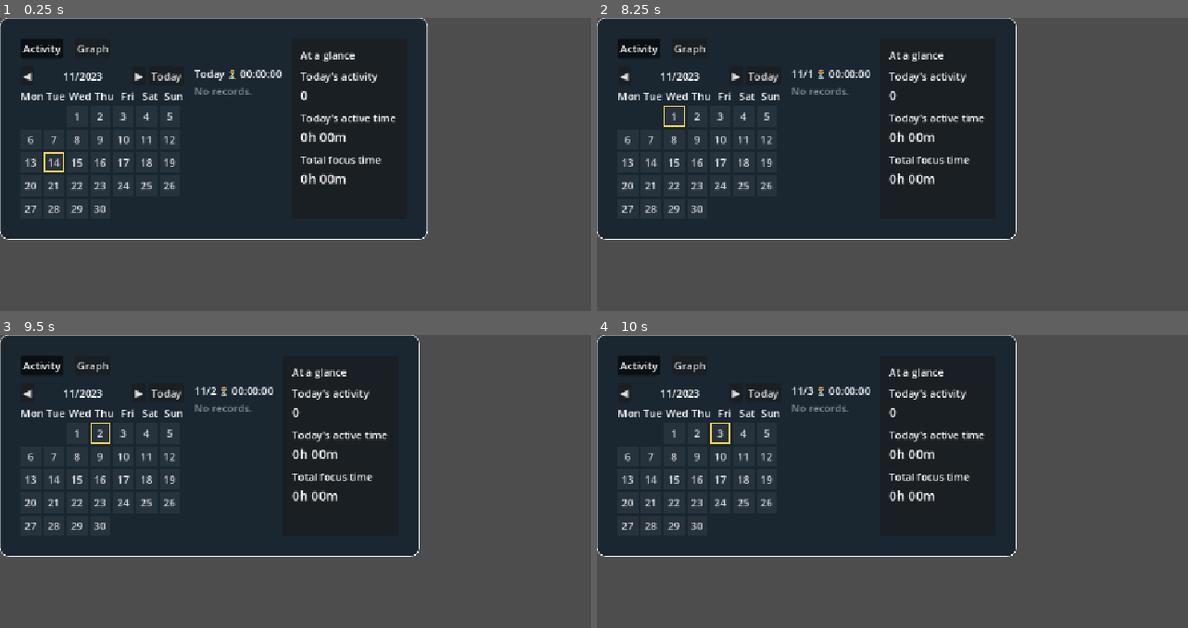
Above: before the commit, frames 1-4 (two rows, left to right).
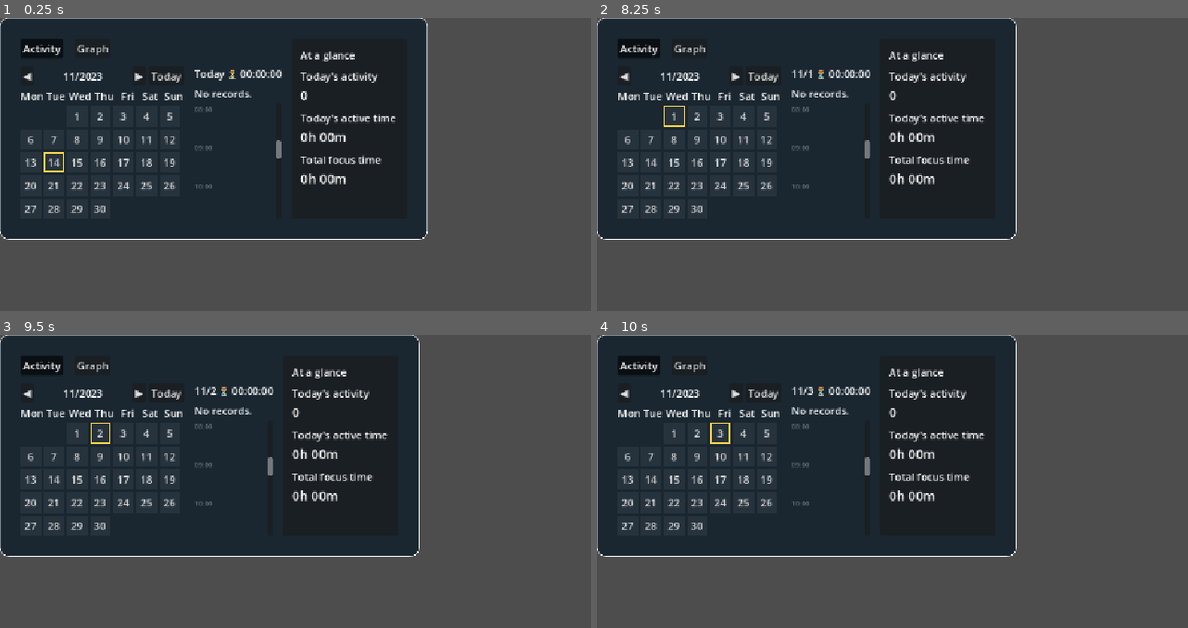
Above: after the commit, the same moments.

Repository: gee03143/voyager
Game: Godot game, scene res://scenes/record/RecordDashboard.tscn
Two runs of this game, one before a commit and one after it. Both use one fixed random seed, a clock stepped at 60 frames per second and the inputs below. This scene is started directly instead of the project's main scene.
Inputs:
- Up to frame 1 (0.25 s): no input
- Up to frame 2 (8.25 s): click "Activity" at 0.5 s; click "Graph" at 1.25 s; click "주" at 2 s; click "월" at 2.75 s; click "년" at 3.5 s; click "◀" at 4.25 s; click "▶" at 5 s; click "오늘" at 5.75 s; click "Activity" at 6.5 s; click "Today" at 7.25 s; click "1" at 8 s
- Up to frame 3 (9.5 s): click "2" at 8.75 s
- Up to frame 4 (10 s): click "3" at 9.5 s

The runs differ from the first frame. In frame 1, 0.3% of the frame differs, in the area x 32-48%, y 23-59%; in frame 2, 0.3%; in frame 3, 0.3%; in frame 4, 0.3%.

Commit message:
일일 활동 정리를 타임라인 형태로 구현

Diff:
--- /dev/null
+++ b/assets/styles/timeline_block/timeline_block.tres
@@ -0,0 +1,16 @@
+[gd_resource type="StyleBoxFlat" format=3 uid="uid://lfe41hkxija7"]
+
+[resource]
+content_margin_left = 8.0
+content_margin_top = 2.0
+content_margin_right = 8.0
+content_margin_bottom = 2.0
+bg_color = Color(1, 1, 1, 1)
+border_width_left = 1
+border_width_top = 1
+border_width_right = 1
+border_width_bottom = 1
+corner_radius_top_left = 6
+corner_radius_top_right = 6
+corner_radius_bottom_right = 6
+corner_radius_bottom_left = 6
--- /dev/null
+++ b/assets/styles/timeline_block/timeline_habit_chip.tres
@@ -0,0 +1,17 @@
+[gd_resource type="StyleBoxFlat" format=3 uid="uid://brwsd4nkjx3ch"]
+
+[resource]
+content_margin_left = 9.0
+content_margin_top = 2.0
+content_margin_right = 9.0
+content_margin_bottom = 2.0
+bg_color = Color(0.15294118, 0.68235296, 0.3764706, 0.18039216)
+border_width_left = 1
+border_width_top = 1
+border_width_right = 1
+border_width_bottom = 1
+border_color = Color(0.15294118, 0.68235296, 0.3764706, 0.4509804)
+corner_radius_top_left = 10
+corner_radius_top_right = 10
+corner_radius_bottom_right = 10
+corner_radius_bottom_left = 10
--- a/localization/translations.csv
+++ b/localization/translations.csv
@@ -120,3 +120,5 @@
 MOOD_UPDATE_BUTTON,수정하기,Update
 MOOD_CANCEL_EDIT_BUTTON,취소,Cancel
 MOOD_HISTORY_LABEL,기록,History
+RECORD_SPAN_CROSSDAY,{day} {start}–{end},{day} {start}–{end}
+RECORD_SPAN_CROSSDAY_END,{start}–{day} {end},{start}–{day} {end}
--- /dev/null
+++ b/scenes/record/DayTimeline.tscn
@@ -0,0 +1,32 @@
+[gd_scene format=3 uid="uid://c1v0hjqeattsl"]
+
+[ext_resource type="Script" uid="uid://cnjnjebu0xq1" path="res://scripts/record/day_timeline.gd" id="1_rqcv8"]
+[ext_resource type="Script" uid="uid://blemfycx0ly3p" path="res://scripts/record/timeline_track.gd" id="2_3660q"]
+
+[node name="DayTimeline" type="VBoxContainer" unique_id=357606297]
+script = ExtResource("1_rqcv8")
+
+[node name="Header" type="HBoxContainer" parent="." unique_id=2011849087]
+layout_mode = 2
+
+[node name="DayLabel" type="Label" parent="Header" unique_id=1891219431]
+layout_mode = 2
+
+[node name="PlayLabel" type="Label" parent="Header" unique_id=1954628485]
+layout_mode = 2
+
+[node name="HabitBand" type="HFlowContainer" parent="." unique_id=255186381]
+layout_mode = 2
+
+[node name="EmptyLabel" type="Label" parent="." unique_id=2109061306]
+layout_mode = 2
+
+[node name="Scroll" type="ScrollContainer" parent="." unique_id=2084306009]
+layout_mode = 2
+size_flags_vertical = 3
+horizontal_scroll_mode = 0
+
+[node name="Track" type="Control" parent="Scroll" unique_id=358442141]
+layout_mode = 2
+size_flags_horizontal = 3
+script = ExtResource("2_3660q")
--- a/scenes/record/RecordDashboard.tscn
+++ b/scenes/record/RecordDashboard.tscn
@@ -3,9 +3,9 @@
 [ext_resource type="StyleBox" uid="uid://b4nex8wrr6ji2" path="res://assets/panel_bg.tres" id="1_o3j4l"]
 [ext_resource type="PackedScene" uid="uid://baouvnhwlly04" path="res://scenes/record/RecordCalendar.tscn" id="2_3vyj2"]
 [ext_resource type="Script" uid="uid://f822jswpwv6u" path="res://scripts/record/record_dashboard.gd" id="2_7wc1k"]
-[ext_resource type="PackedScene" uid="uid://bmq06t54wyo34" path="res://scenes/record/RecordView.tscn" id="3_7wc1k"]
 [ext_resource type="Script" uid="uid://trgf44c8f1u" path="res://scripts/commonui/tab_nav_slot.gd" id="3_me352"]
 [ext_resource type="PackedScene" uid="uid://dxvwumqoq31b7" path="res://scenes/record/graph/GraphView.tscn" id="4_me352"]
+[ext_resource type="PackedScene" uid="uid://c1v0hjqeattsl" path="res://scenes/record/DayTimeline.tscn" id="5_7wc1k"]
 
 [node name="RecordDashboard" type="PanelContainer" unique_id=601049294]
 theme_override_styles/panel = ExtResource("1_o3j4l")
@@ -41,7 +41,7 @@
 layout_mode = 2
 size_flags_vertical = 0
 
-[node name="LogView" parent="Margin/Body/Main/ActivityPanel" unique_id=1026010099 instance=ExtResource("3_7wc1k")]
+[node name="Timeline" parent="Margin/Body/Main/ActivityPanel" unique_id=357606297 instance=ExtResource("5_7wc1k")]
 layout_mode = 2
 size_flags_horizontal = 3
 
--- /dev/null
+++ b/scenes/record/TimelineBlock.tscn
@@ -0,0 +1,16 @@
+[gd_scene format=3 uid="uid://beeh8odjvy5l4"]
+
+[ext_resource type="Script" uid="uid://cqj2cxrc26acx" path="res://scripts/record/timeline_block.gd" id="1_v0gwh"]
+[ext_resource type="StyleBox" uid="uid://lfe41hkxija7" path="res://assets/styles/timeline_block/timeline_block.tres" id="1_wjryu"]
+
+[node name="TimelineBlock" type="PanelContainer" unique_id=723705945]
+clip_contents = true
+mouse_filter = 2
+theme_override_styles/panel = ExtResource("1_wjryu")
+script = ExtResource("1_v0gwh")
+
+[node name="Label" type="Label" parent="." unique_id=635113215]
+layout_mode = 2
+size_flags_vertical = 0
+theme_override_font_sizes/font_size = 12
+text_overrun_behavior = 1
--- /dev/null
+++ b/scenes/record/TimelineHabitChip.tscn
@@ -0,0 +1,14 @@
+[gd_scene format=3 uid="uid://kc5gdtvnmkok"]
+
+[ext_resource type="StyleBox" uid="uid://brwsd4nkjx3ch" path="res://assets/styles/timeline_block/timeline_habit_chip.tres" id="1_y3hmt"]
+[ext_resource type="Script" uid="uid://d0jjy3ovbnsnt" path="res://scripts/record/timeline_habit_chip.gd" id="2_qnhgw"]
+
+[node name="TimelineHabitChip" type="PanelContainer" unique_id=425280265]
+offset_right = 19.0
+offset_bottom = 20.0
+theme_override_styles/panel = ExtResource("1_y3hmt")
+script = ExtResource("2_qnhgw")
+
+[node name="Label" type="Label" parent="." unique_id=389135772]
+layout_mode = 2
+theme_override_font_sizes/font_size = 11
--- /dev/null
+++ b/scenes/record/TimelinePointRow.tscn
@@ -0,0 +1,31 @@
+[gd_scene format=3 uid="uid://bvwvmpqu4xuf0"]
+
+[ext_resource type="Script" uid="uid://hj8d7jrfy7id" path="res://scripts/record/timeline_point_row.gd" id="1_ug0vc"]
+
+[sub_resource type="StyleBoxFlat" id="StyleBoxFlat_bwoxv"]
+corner_radius_top_left = 4
+corner_radius_top_right = 4
+corner_radius_bottom_right = 4
+corner_radius_bottom_left = 4
+
+[node name="TimelinePointRow" type="HBoxContainer" unique_id=1655551189]
+mouse_filter = 2
+theme_override_constants/separation = 7
+script = ExtResource("1_ug0vc")
+
+[node name="TimeLabel" type="Label" parent="." unique_id=1147489883]
+modulate = Color(1, 1, 1, 0.6)
+layout_mode = 2
+theme_override_font_sizes/font_size = 11
+
+[node name="Dot" type="Panel" parent="." unique_id=1176599690]
+custom_minimum_size = Vector2(8, 8)
+layout_mode = 2
+size_flags_vertical = 4
+theme_override_styles/panel = SubResource("StyleBoxFlat_bwoxv")
+
+[node name="TextLabel" type="Label" parent="." unique_id=904798649]
+layout_mode = 2
+size_flags_horizontal = 3
+theme_override_font_sizes/font_size = 12
+text_overrun_behavior = 1
--- a/scripts/data/activity_log.gd
+++ b/scripts/data/activity_log.gd
@@ -4,7 +4,8 @@
 signal changed
 
 # 자동 수집 완료 활동 스트림 (append, 안정 id + 벽시계 ts)
-# type: "todo"{title} | "pomodoro_session"{focus_count, seconds} | "timer"{seconds}
+# type: "todo"{title} | "pomodoro_session"{focus_count, seconds, start_ts} | "timer"{seconds, start_ts}
+# ts = 완료 시각. start_ts = 시작 시각(세션 계열만) — 없으면 순간 이벤트
 # habit 완료는 여기 저장 X — habit_weeks에서 파생(단일 진실)
 var events: Array = []     # [{id, type, ts, ...payload}]
 var play_days: Dictionary = {}
@@ -37,6 +38,8 @@
 			if typeof(e) == TYPE_DICTIONARY:
 				e["id"] = int(e.get("id", 0))      # JSON 로드 시 float → int 정규화
 				e["ts"] = int(e.get("ts", 0))
+				if e.has("start_ts"):              # 세션 계열만 보유 — 없는 이벤트는 키를 만들지 않음
+					e["start_ts"] = int(e["start_ts"])
 				events.append(e)
 	var pd = d.get("play_days", {})
 	play_days = pd if typeof(pd) == TYPE_DICTIONARY else {}
--- a/scripts/data/save.gd
+++ b/scripts/data/save.gd
@@ -3,7 +3,7 @@
 const SAVE_PATH := "user://save.json"
 const VERSION := 8
 const RECORDS_PATH := "user://records.json"
-const RECORDS_VERSION := 1
+const RECORDS_VERSION := 2
 const JOURNAL_PATH := "user://journal.json"
 const JOURNAL_VERSION := 1
 const TODO_PATH := "user://todo.json"
@@ -258,7 +258,11 @@
 func activity_entries_for(date_iso: String) -> Array:    # 로그 이벤트 + 습관 파생 완료를 날짜 기준으로 병합(raw, 포맷 없음)
 	var out := []
 	for e in activity_log.events:
-		if DateUtil.local_day_iso(int(e.get("ts", 0))) == date_iso:
+		var end_day := DateUtil.local_day_iso(int(e.get("ts", 0)))
+		var start_day := end_day
+		if e.has("start_ts"):
+			start_day = DateUtil.local_day_iso(int(e["start_ts"]))
+		if start_day <= date_iso and date_iso <= end_day:    # ISO 문자열 비교 = 날짜순
 			out.append(e)
 	var titles := {}
 	for d in habit_defs:
--- /dev/null
+++ b/scripts/record/day_timeline.gd
@@ -0,0 +1,204 @@
+extends VBoxContainer
+
+const SESSION_TYPES := {"pomodoro_session": true, "timer": true}
+
+const ROW_H := 18.0        # 점 이벤트 한 줄 높이
+const ROW_GAP := 2.0       # 밀어낼 때 줄 사이 최소 간격
+const LABEL_H := 24.0      # 블록 라벨 한 줄 높이 — 블록 최소 높이 겸 점 회피 구간
+const INSET := 22.0        # 블록 안에 들어간 점의 들여쓰기
+const RIGHT_PAD := 8.0
+
+const ACCENT := {
+	"pomodoro_session": Color("c0392b"),
+	"timer": Color("2e86de"),
+	"todo": Color("d9b38c"),
+	"habit": Color("27ae60"),
+	"journal": Color("9575cd"),
+	"gratitude": Color("f6b93b"),
+	"mood": Color("38ada9"),
+}
+
+const MOOD_LEVEL_KEYS := ["MOOD_LEVEL_1", "MOOD_LEVEL_2", "MOOD_LEVEL_3", "MOOD_LEVEL_4", "MOOD_LEVEL_5"]
+
+const BLOCK_SCENE := preload("res://scenes/record/TimelineBlock.tscn")
+const POINT_ROW_SCENE := preload("res://scenes/record/TimelinePointRow.tscn")
+const HABIT_CHIP_SCENE := preload("res://scenes/record/TimelineHabitChip.tscn")
+
+@onready var day_label: Label = $Header/DayLabel
+@onready var play_label: Label = $Header/PlayLabel
+@onready var habit_band: HFlowContainer = $HabitBand
+@onready var empty_label: Label = $EmptyLabel
+@onready var scroll: ScrollContainer = $Scroll
+@onready var track: TimelineTrack = $Scroll/Track
+
+var _day: String = ""
+
+func render_day(date_iso: String) -> void:
+	_day = date_iso
+	day_label.text = DateUtil.format_day(date_iso)
+	play_label.text = "⏳ %s" % _fmt_hms(int(Save.activity_log.play_days.get(date_iso, 0.0)))
+	for c in habit_band.get_children():
+		c.queue_free()
+	for c in track.get_children():
+		c.queue_free()
+
+	var blocks := []
+	var points := []
+	for e in Save.activity_entries_for(date_iso):
+		if str(e.get("type", "")) == "habit":
+			_add_habit_chip(str(e.get("title", "")))
+			continue
+		var span := _span_of(e)
+		if span.is_empty():
+			points.append({"min": DateUtil.local_minutes(int(e.get("ts", 0))), "e": e})
+		else:
+			span["e"] = e
+			blocks.append(span)
+
+	empty_label.text = TranslationServer.translate("RECORD_EMPTY")
+	empty_label.visible = blocks.is_empty() and points.is_empty() and habit_band.get_child_count() == 0
+
+	var reserved := []
+	for b in blocks:
+		_add_block(b)
+		var top: float = b["start_min"] * TimelineTrack.MIN_PX
+		reserved.append({"y0": top, "y1": top + LABEL_H})
+	reserved.sort_custom(func(a, c): return float(a["y0"]) < float(c["y0"]))
+
+	var last_bottom := -1000.0
+	for p in points:
+		var minute: float = p["min"]
+		var y: float = maxf(minute * TimelineTrack.MIN_PX - ROW_H * 0.5, last_bottom + ROW_GAP)
+		for r in reserved:
+			if y < float(r["y1"]) and y + ROW_H > float(r["y0"]):
+				y = float(r["y1"])
+		last_bottom = y + ROW_H
+		_add_point(p["e"], y, _inside_block(minute, blocks))
+
+	_scroll_to_first(blocks, points)
+
+# 세션이면 {start_min, end_min, approx, start_ts, clip_start, clip_end}, 점 이벤트면 빈 딕셔너리
+func _span_of(e: Dictionary) -> Dictionary:
+	if not SESSION_TYPES.has(str(e.get("type", ""))):
+		return {}
+	var end_ts := int(e.get("ts", 0))
+	var start_ts := 0
+	var approx := false
+	if e.has("start_ts"):
+		start_ts = int(e["start_ts"])
+	else:
+		var secs := int(e.get("seconds", 0))     # 구버전 기록 — 계획치로 역산한 근사
+		if secs <= 0:
+			return {}
+		start_ts = end_ts - secs
+		approx = true
+	var clip_start := DateUtil.local_day_iso(start_ts) != _day    # 시작이 전날 → 축 상단으로
+	var clip_end := DateUtil.local_day_iso(end_ts) != _day        # 끝이 다음날 → 축 하단까지
+	var start_min := 0.0 if clip_start else DateUtil.local_minutes(start_ts)
+	var end_min := 1440.0 if clip_end else DateUtil.local_minutes(end_ts)
+	if end_min <= start_min:
+		end_min = start_min + 1.0
+	return {"start_min": start_min, "end_min": end_min, "approx": approx,
+		"start_ts": start_ts, "clip_start": clip_start, "clip_end": clip_end}
+
+func _add_block(b: Dictionary) -> void:
+	var e: Dictionary = b["e"]
+	var approx: bool = b["approx"]
+	var start_ts := int(b["start_ts"])
+	var end_ts := int(e.get("ts", 0))
+	var start_text := DateUtil.format_time_hm(start_ts)
+	var end_text := DateUtil.format_time_hm(end_ts)
+	var range_text := ""
+	if bool(b["clip_start"]):                     # 시작이 다른 날 — 그쪽에 날짜를 붙임
+		range_text = TranslationServer.translate("RECORD_SPAN_CROSSDAY").format({
+			"day": DateUtil.format_day(DateUtil.local_day_iso(start_ts)),
+			"start": start_text, "end": end_text})
+	elif bool(b["clip_end"]):                     # 끝이 다른 날
+		range_text = TranslationServer.translate("RECORD_SPAN_CROSSDAY_END").format({
+			"day": DateUtil.format_day(DateUtil.local_day_iso(end_ts)),
+			"start": start_text, "end": end_text})
+	else:
+		range_text = "%s–%s" % [start_text, end_text]
+	var block := BLOCK_SCENE.instantiate() as TimelineBlock
+	track.add_child(block)                        # setup 전에 트리에 넣어야 @onready가 채워짐
+	block.setup("%s · %s" % [_format_event(e), ("≈ " + range_text) if approx else range_text],
+		ACCENT.get(str(e.get("type", "")), Color.GRAY), approx,
+		bool(b["clip_start"]), bool(b["clip_end"]))
+	_stretch(block, TimelineTrack.GUTTER,
+		b["start_min"] * TimelineTrack.MIN_PX,
+		maxf((b["end_min"] - b["start_min"]) * TimelineTrack.MIN_PX, LABEL_H))
+
+func _add_point(e: Dictionary, y: float, inset: bool) -> void:
+	var row := POINT_ROW_SCENE.instantiate() as TimelinePointRow
+	track.add_child(row)
+	row.setup(DateUtil.format_time_hm(int(e.get("ts", 0))),
+		ACCENT.get(str(e.get("type", "")), Color.GRAY), _format_event(e))
+	_stretch(row, TimelineTrack.GUTTER + (INSET if inset else 0.0), y, ROW_H)
+
+func _add_habit_chip(title: String) -> void:
+	var chip := HABIT_CHIP_SCENE.instantiate() as TimelineHabitChip
+	habit_band.add_child(chip)
+	chip.setup(title)
+
+# 폭은 앵커로 트랙에 묶고(빌드 시점 size가 0이어도 안전), 세로만 절대 배치
+func _stretch(c: Control, left: float, top: float, height: float) -> void:
+	c.anchor_right = 1.0
+	c.offset_left = left
+	c.offset_right = -RIGHT_PAD
+	c.offset_top = top
+	c.offset_bottom = top + height
+
+func _inside_block(minute: float, blocks: Array) -> bool:
+	for b in blocks:
+		if minute >= float(b["start_min"]) and minute <= float(b["end_min"]):
+			return true
+	return false
+
+func _scroll_to_first(blocks: Array, points: Array) -> void:
+	var first := 1440.0
+	for b in blocks:
+		first = minf(first, float(b["start_min"]))
+	for p in points:
+		first = minf(first, float(p["min"]))
+	if first >= 1440.0:
+		first = 8.0 * 60.0                        # 활동 없는 날은 08:00 근처로
+	var y := floorf(first / 60.0) * TimelineTrack.HOUR_PX
+	await get_tree().process_frame                # 트랙 크기가 잡힌 뒤라야 값이 안 잘림
+	scroll.scroll_vertical = int(y)
+
+func _format_event(e: Dictionary) -> String:
+	match str(e.get("type", "")):
+		"todo":
+			return TranslationServer.translate("RECORD_EVENT_TODO").format({"title": str(e.get("title", ""))})
+		"timer":
+			return TranslationServer.translate("RECORD_EVENT_TIMER").format({"subj": _subj(e), "time": _fmt_ms(int(e.get("seconds", 0)))})
+		"pomodoro_session":
+			var cnt := int(e.get("focus_count", 0))
+			var each := (int(e.get("seconds", 0)) / cnt) if cnt > 0 else 0
+			return TranslationServer.translate("RECORD_EVENT_POMO").format({"subj": _subj(e), "count": cnt, "time": _fmt_ms(each)})
+		"journal":
+			var t := Save.journal.doc_title(int(e.get("doc_id", 0)))
+			return TranslationServer.translate("RECORD_EVENT_JOURNAL").format({"title": t if t != "" else TranslationServer.translate("RECORD_JOURNAL_DELETED")})
+		"gratitude":
+			return TranslationServer.translate("RECORD_EVENT_GRATITUDE")
+		"mood":
+			var m := Save.mood.entry_by_id(int(e.get("entry_id", 0)))
+			if m.is_empty():
+				return TranslationServer.translate("RECORD_MOOD_DELETED")
+			var lvl := clampi(int(m.get("level", 3)), 1, 5)
+			var label := TranslationServer.translate("RECORD_EVENT_MOOD").format({"level": TranslationServer.translate(MOOD_LEVEL_KEYS[lvl - 1])})
+			var memo := str(m.get("memo", "")).strip_edges()
+			if memo != "":
+				label += " · %s" % memo
+			return label
+	return ""
+
+func _subj(e: Dictionary) -> String:
+	var key := str(e.get("subject", ""))
+	return "%s · " % ActivityVocab.ko(key) if key != "" else ""
+
+func _fmt_ms(secs: int) -> String:
+	return "%d:%02d" % [secs / 60, secs % 60]
+
+func _fmt_hms(total: int) -> String:
+	return "%02d:%02d:%02d" % [total / 3600, (total % 3600) / 60, total % 60]
--- a/scripts/record/record_calendar.gd
+++ b/scripts/record/record_calendar.gd
@@ -44,8 +44,17 @@
 func _recount() -> void:
 	_counts = {}
 	for e in Save.activity_log.events:
-		var iso := DateUtil.local_day_iso(int(e.get("ts", 0)))
-		_counts[iso] = int(_counts.get(iso, 0)) + 1
+		var end_iso := DateUtil.local_day_iso(int(e.get("ts", 0)))
+		var iso := end_iso
+		if e.has("start_ts"):
+			iso = DateUtil.local_day_iso(int(e["start_ts"]))
+		if iso > end_iso:                    # 비정상 데이터 방어
+			iso = end_iso
+		for i in 8:                          # 걸칠 수 있는 날 수 상한
+			_counts[iso] = int(_counts.get(iso, 0)) + 1
+			if iso == end_iso:
+				break
+			iso = DateUtil.add_days(iso, 1)
 	var has := {}
 	for d in Save.habit_defs:
 		has[int(d["id"])] = true
@@ -58,8 +67,8 @@
 			var arr = checks[k]
 			for di in 7:
 				if di < arr.size() and bool(arr[di]):
-					var iso := DateUtil.add_days(ws, di)
-					_counts[iso] = int(_counts.get(iso, 0)) + 1
+					var hiso := DateUtil.add_days(ws, di)
+					_counts[hiso] = int(_counts.get(hiso, 0)) + 1
 
 func _render_month() -> void:
 	for c in _grid.get_children():
--- a/scripts/record/record_dashboard.gd
+++ b/scripts/record/record_dashboard.gd
@@ -4,7 +4,7 @@
 @onready var activity_panel: HBoxContainer = $Margin/Body/Main/ActivityPanel
 @onready var graph_panel: Control = $Margin/Body/Main/GraphPanel
 @onready var calendar = $Margin/Body/Main/ActivityPanel/Calendar
-@onready var view = $Margin/Body/Main/ActivityPanel/LogView
+@onready var view = $Margin/Body/Main/ActivityPanel/Timeline
 @onready var today_count_value: Label = $Margin/Body/Summary/SummaryMargin/SummaryVBox/TodayCountTile/Value
 @onready var today_time_value: Label = $Margin/Body/Summary/SummaryMargin/SummaryVBox/TodayTimeTile/Value
 @onready var total_focus_value: Label = $Margin/Body/Summary/SummaryMargin/SummaryVBox/TotalFocusTile/Value
--- /dev/null
+++ b/scripts/record/timeline_block.gd
@@ -0,0 +1,18 @@
+class_name TimelineBlock
+extends PanelContainer
+
+@onready var label: Label = $Label
+
+func setup(text: String, accent: Color, approx: bool, clip_top := false, clip_bottom := false) -> void:
+	var base := get_theme_stylebox("panel")
+	var sb: StyleBoxFlat = base.duplicate() if base is StyleBoxFlat else StyleBoxFlat.new()
+	sb.bg_color = Color(accent, 0.08 if approx else 0.16)
+	sb.border_color = Color(accent, 0.30 if approx else 0.55)
+	if clip_top:                      # 시작이 전날 — 위로 이어진다는 표시
+		sb.corner_radius_top_left = 0
+		sb.corner_radius_top_right = 0
+	if clip_bottom:                   # 끝이 다음날
+		sb.corner_radius_bottom_left = 0
+		sb.corner_radius_bottom_right = 0
+	add_theme_stylebox_override("panel", sb)
+	label.text = text
--- /dev/null
+++ b/scripts/record/timeline_habit_chip.gd
@@ -0,0 +1,7 @@
+class_name TimelineHabitChip
+extends PanelContainer
+
+@onready var label: Label = $Label
+
+func setup(title: String) -> void:
+	label.text = title
--- /dev/null
+++ b/scripts/record/timeline_point_row.gd
@@ -0,0 +1,14 @@
+class_name TimelinePointRow
+extends HBoxContainer
+
+@onready var time_label: Label = $TimeLabel
+@onready var dot: Panel = $Dot
+@onready var text_label: Label = $TextLabel
+
+func setup(time_text: String, accent: Color, text: String) -> void:
+	time_label.text = time_text
+	text_label.text = text
+	var base := dot.get_theme_stylebox("panel")
+	var sb: StyleBoxFlat = base.duplicate() if base is StyleBoxFlat else StyleBoxFlat.new()
+	sb.bg_color = accent
+	dot.add_theme_stylebox_override("panel", sb)
--- /dev/null
+++ b/scripts/record/timeline_track.gd
@@ -0,0 +1,22 @@
+class_name TimelineTrack
+extends Control
+
+const HOUR_PX := 60.0         # 1분 = 1px
+const MIN_PX := HOUR_PX / 60.0
+const GUTTER := 44.0          # 시각 라벨 열 폭
+
+func _ready() -> void:
+	custom_minimum_size.y = HOUR_PX * 24.0
+	resized.connect(queue_redraw)
+
+func _draw() -> void:
+	var font := get_theme_default_font()
+	var fs := 11
+	var line_color := Color(1, 1, 1, 0.08)
+	var text_color := Color(1, 1, 1, 0.35)
+	for h in 25:
+		var y := h * HOUR_PX
+		draw_line(Vector2(GUTTER, y), Vector2(size.x, y), line_color, 1.0)
+		if h < 24:
+			draw_string(font, Vector2(0.0, y + fs + 2.0), "%02d:00" % h,
+				HORIZONTAL_ALIGNMENT_LEFT, -1, fs, text_color)
--- a/scripts/timer/clock.gd
+++ b/scripts/timer/clock.gd
@@ -7,6 +7,8 @@
 var pomodoro: Pomodoro
 var timer: SimpleTimer
 var current_activity: String = ""   # 현재 집중 대상(Subject key, 휘발성)
+var _pomo_start_ts: int = 0         # 세션 시작 벽시계 시각(휘발성) — 0 = 시작 기록 없음
+var _timer_start_ts: int = 0
 
 func _ready() -> void:
 	pomodoro = Pomodoro.new()
@@ -18,13 +20,21 @@
 	pomodoro.total_focus_count = Save.settings.total_focus_count
 	pomodoro.build_plan()
 	pomodoro.focus_finished.connect(_on_focus_finished)
+	pomodoro.session_started.connect(_on_session_started)
 	pomodoro.session_completed.connect(_on_session_completed)
 
 	timer = SimpleTimer.new()
 	timer.name = "Timer"
 	add_child(timer)
 	timer.configure(Save.settings.timer_seconds)
+	timer.timer_started.connect(_on_timer_started)
 	timer.timer_finished.connect(_on_timer_finished)
+
+func _on_session_started() -> void:
+	_pomo_start_ts = int(Time.get_unix_time_from_system())
+
+func _on_timer_started() -> void:
+	_timer_start_ts = int(Time.get_unix_time_from_system())
 
 func _on_focus_finished() -> void:
 	Save.voyage.add_focus(pomodoro.focus_seconds)   # 집중 1구간 = 계획된 집중 길이 적립
@@ -33,13 +43,21 @@
 func _on_timer_finished() -> void:
 	Save.voyage.add_focus(timer.duration)
 	Save.lexicon.unlock_subject(current_activity)
-	Save.activity_log.add("timer", {"seconds": int(timer.duration), "subject": current_activity})
+	var payload := {"seconds": int(timer.duration), "subject": current_activity}
+	if _timer_start_ts > 0:
+		payload["start_ts"] = _timer_start_ts
+	_timer_start_ts = 0
+	Save.activity_log.add("timer", payload)
 	Sound.play_set(Save.settings.sound_set)   # 완료음(컨트롤러가 완료를 앎)
 	timer.reset()                             # 완주 → 자동 대기 복귀 (포모와 일관)
 
 func _on_session_completed() -> void:
 	var secs := int(pomodoro.focus_seconds * pomodoro.total_focus_count)
-	Save.activity_log.add("pomodoro_session", {"focus_count": pomodoro.total_focus_count, "seconds": secs, "subject": current_activity})
+	var payload := {"focus_count": pomodoro.total_focus_count, "seconds": secs, "subject": current_activity}
+	if _pomo_start_ts > 0:
+		payload["start_ts"] = _pomo_start_ts
+	_pomo_start_ts = 0
+	Save.activity_log.add("pomodoro_session", payload)
 	Sound.play_set(Save.settings.sound_set)   # 완료음
 	pomodoro.build_plan()                     # 완료 → 자동 대기 복귀
 
--- a/scripts/util/due_date_util.gd
+++ b/scripts/util/due_date_util.gd
@@ -72,6 +72,12 @@
 	var d := Time.get_datetime_dict_from_unix_time(ts + bias * 60)
 	return "%04d-%02d-%02d" % [d.year, d.month, d.day]
 
+# ts → 로컬 자정 기준 경과 분(0.0~1440.0). 타임라인 y좌표 계산용
+static func local_minutes(ts: int) -> float:
+	var bias := int(Time.get_time_zone_from_system().get("bias", 0))
+	var d := Time.get_datetime_dict_from_unix_time(ts + bias * 60)
+	return float(int(d.hour) * 60 + int(d.minute)) + float(int(d.second)) / 60.0
+
 # "YYYY-MM-DD" + N일
 static func add_days(iso: String, days: int) -> String:
 	var p := iso.split("-")
Binary file changed: localization/translations.en.translation
Binary file changed: localization/translations.ko.translation
Not shown, added: scripts/record/day_timeline.gd.uid
Not shown, added: scripts/record/timeline_block.gd.uid
Not shown, added: scripts/record/timeline_habit_chip.gd.uid
Not shown, added: scripts/record/timeline_point_row.gd.uid
Not shown, added: scripts/record/timeline_track.gd.uid
Not shown, changed: docs/implementation.md
